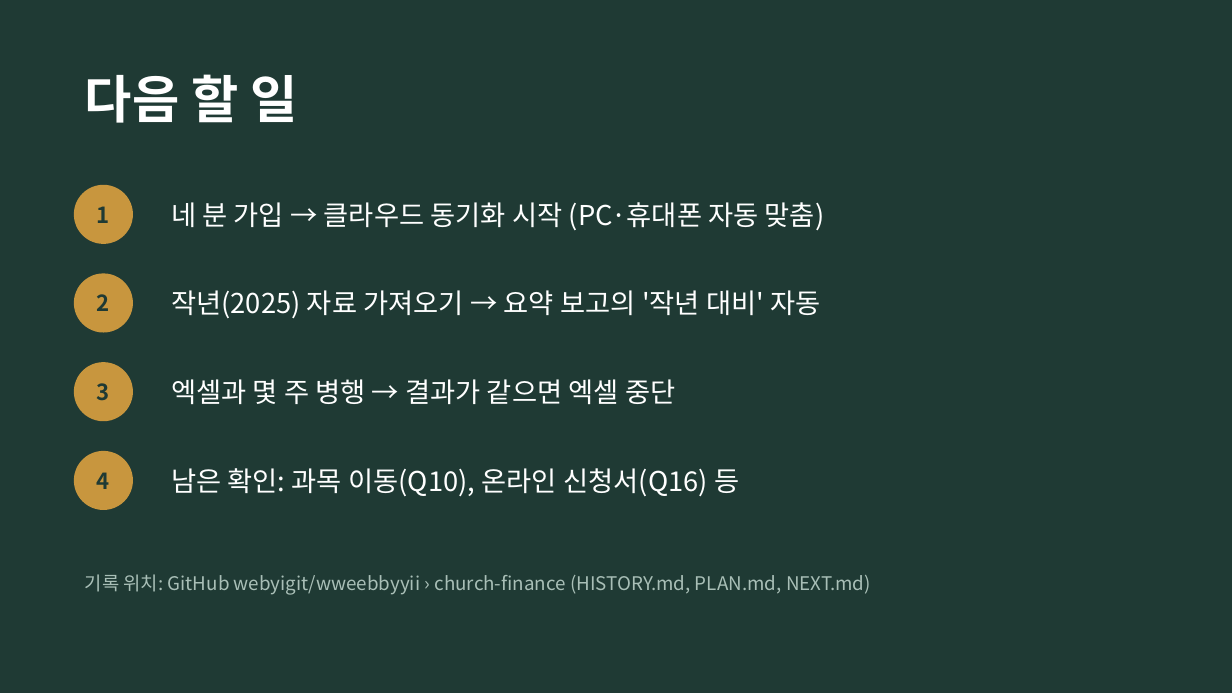
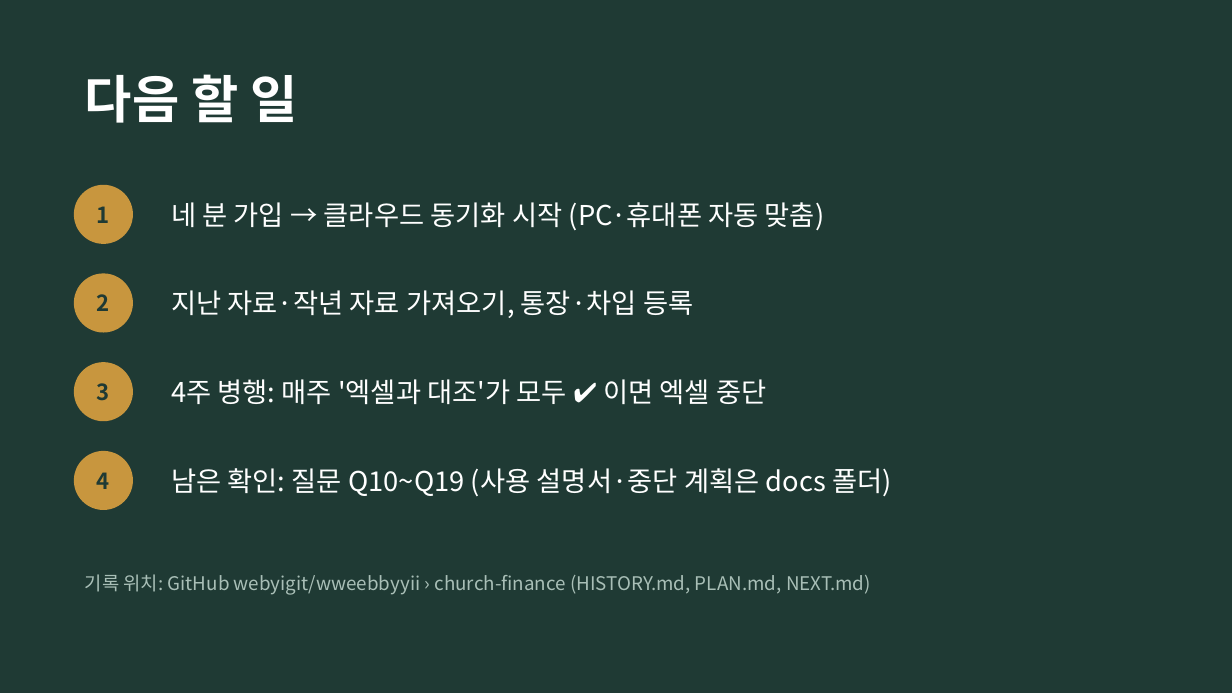
Before and after one commit to webyigit/wweebbyyii, a slide deck: slide 14 of church-finance/slides/history.odp (slide 13 before the commit). Drawn at 1232x693 pixels with LibreOffice and Linux fonts; fonts in the diff are those of the drawing. Boxes give left, top, right and bottom in pixels: in the first picture for what was removed or moved away, otherwise in the second. Text is boxed around its words. In the diff, an @@ line names an element or a change of style, - is before the commit and + after.

```diff
--- a/church-finance/slides/history.odp
+++ b/church-finance/slides/history.odp
@@ text at box(171, 290, 693, 318): text changed @@
-작년(2025) 자료 가져오기 → 요약 보고의 '작년 대비' 자동
+지난 자료·작년 자료 가져오기, 통장·차입 등록
@@ text at box(171, 379, 766, 404): text changed @@
-엑셀과 몇 주 병행 → 결과가 같으면 엑셀 중단
+4주 병행: 매주 '엑셀과 대조'가 모두 ✔ 이면 엑셀 중단
@@ text at box(171, 468, 892, 496): text changed @@
-남은 확인: 과목 이동(Q10), 온라인 신청서(Q16) 등
+남은 확인: 질문 Q10~Q19 (사용 설명서·중단 계획은 docs 폴더)
```
Also in this commit, not shown: 10 other slides changed, 1 slide added, 4 other files.
